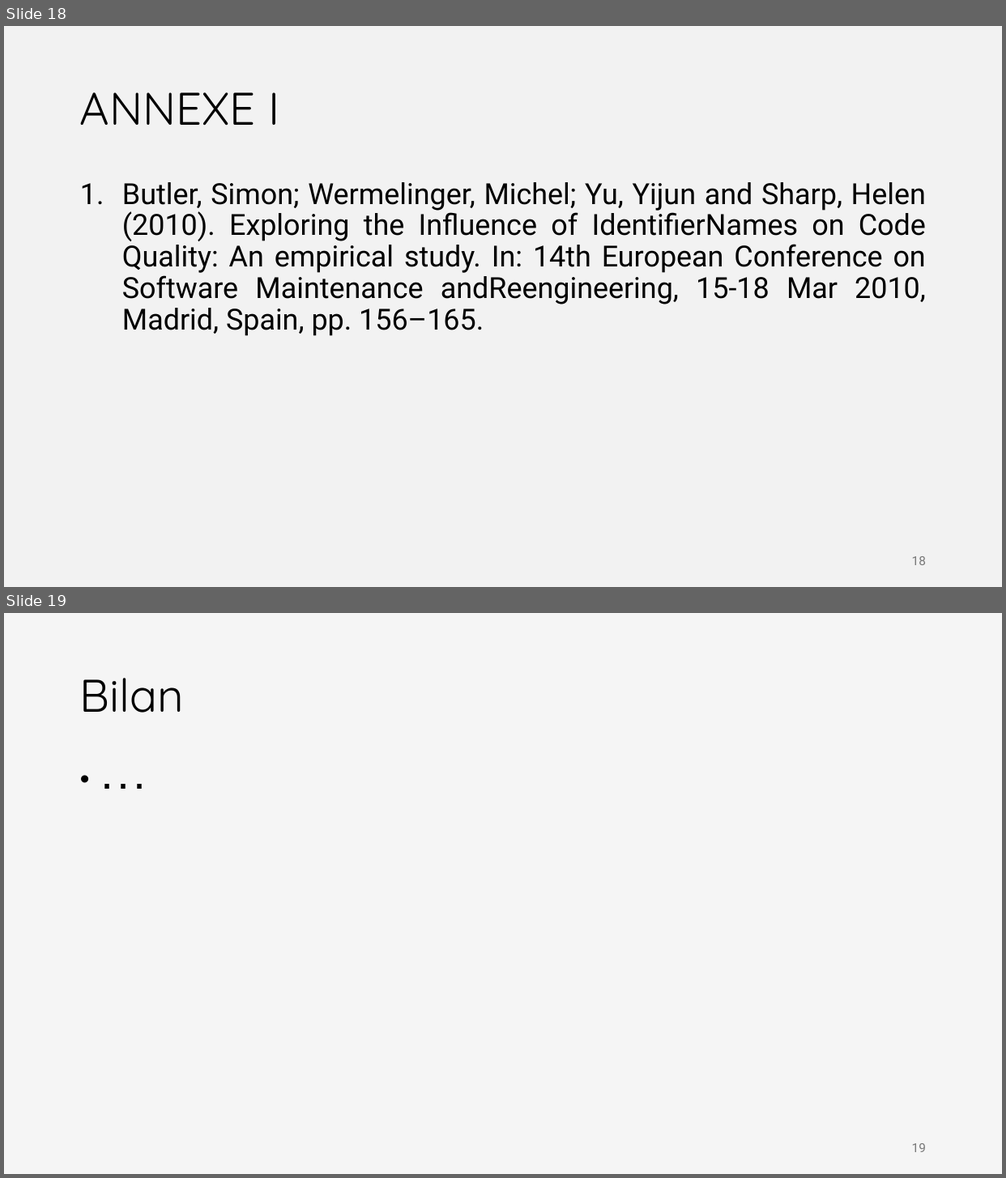
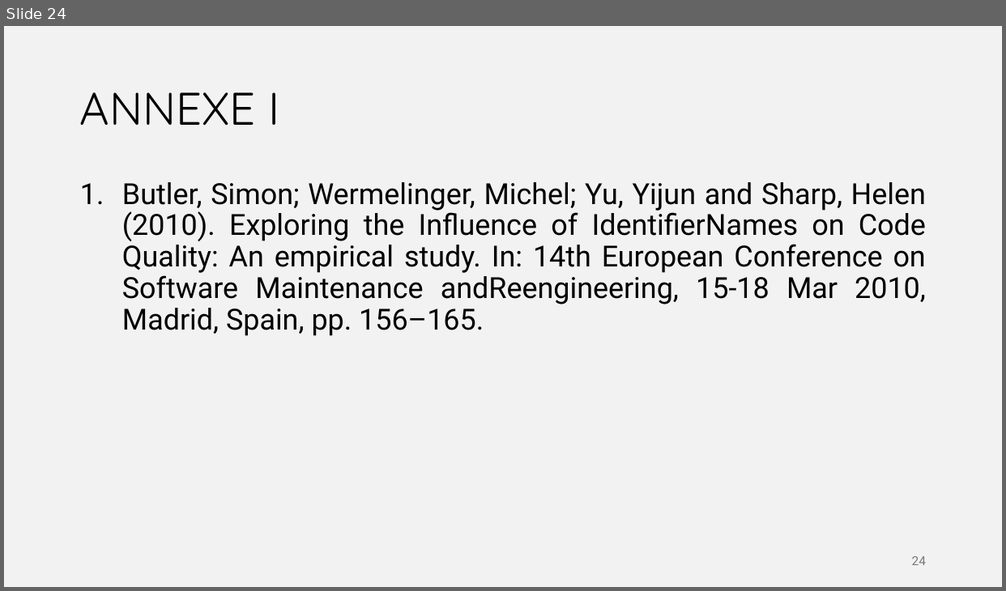
Before and after one commit to iannickgagnon/sagedays_iannick_2026, a slide deck: python_1/presentation_python_1.pptx. Shown one above the other, each under a label of ours: slides 18 and 19 before the commit, slide 24 after it. The pictures are 1006x1178 and 1006x591 pixels, drawn with LibreOffice and Linux fonts; fonts in the diff are those of the drawing. Boxes give left, top, right and bottom in pixels: in the first picture for what was removed or moved away, otherwise in the second. Text is boxed around its words. In the diff, an @@ line names an element or a change of style, - is before the commit and + after.

```diff
--- a/python_1/presentation_python_1.pptx
+++ b/python_1/presentation_python_1.pptx
@@ slide 19 removed at (4, 613, 1002, 1174), background #F5F5F5 @@
@@ title removed at (80, 678, 184, 713) @@
-Bilan
@@ text removed at (73, 763, 934, 1119) @@
-• ...
@@ page number removed at (912, 1144, 926, 1152) @@
-19
@@ what was slide 18 is now slide 24 @@
@@ page number at (912, 557, 926, 565): text changed @@
-18
+24
```
Also in this commit, not shown: 3 slides changed, 6 slides added, 1 other slide removed.
